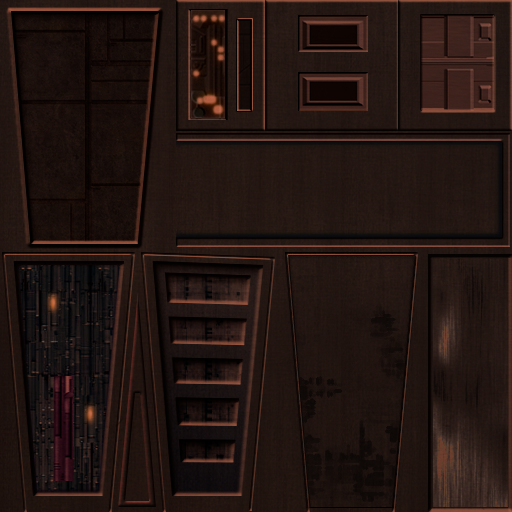
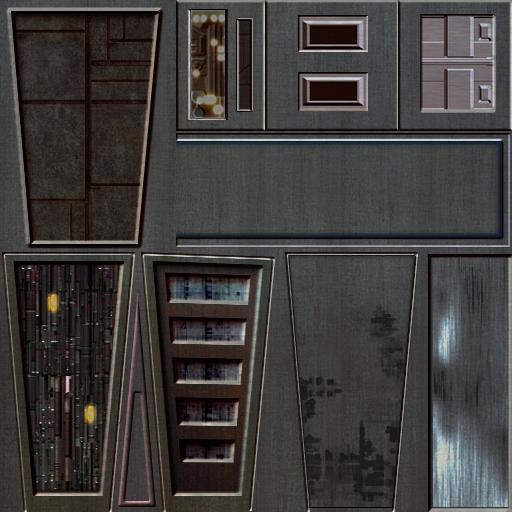
Layered file, before and after one edit (512 × 512). Changes by layer:
painted on "Background" over [left=0, top=0, right=512, bottom=512]
